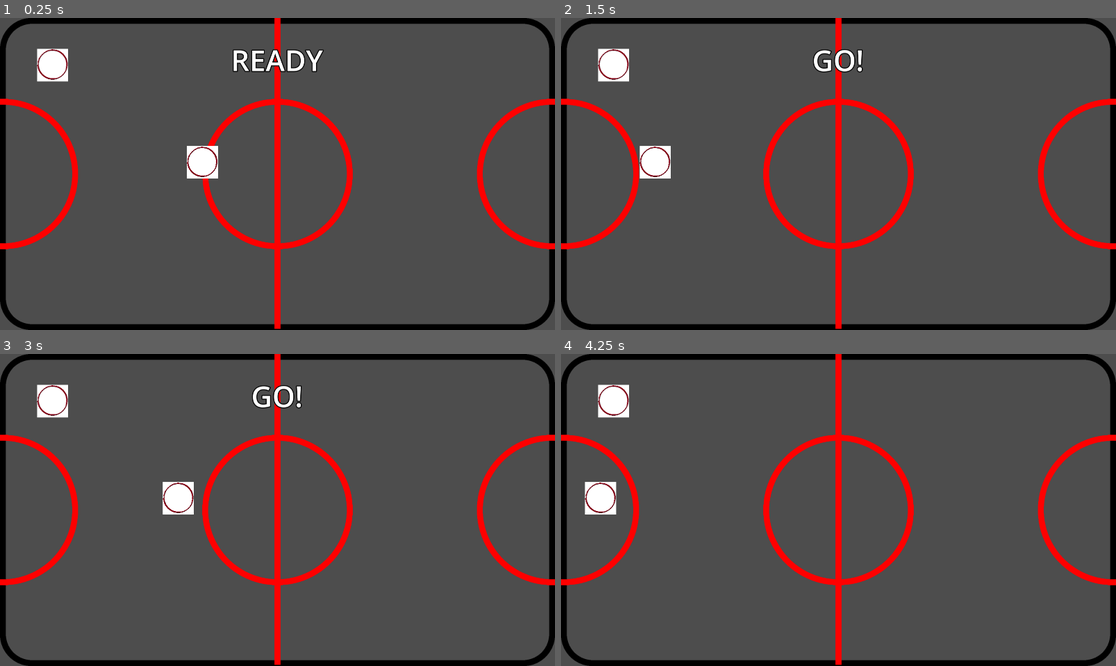
Above: before the commit, frames 1-4 (two rows, left to right).
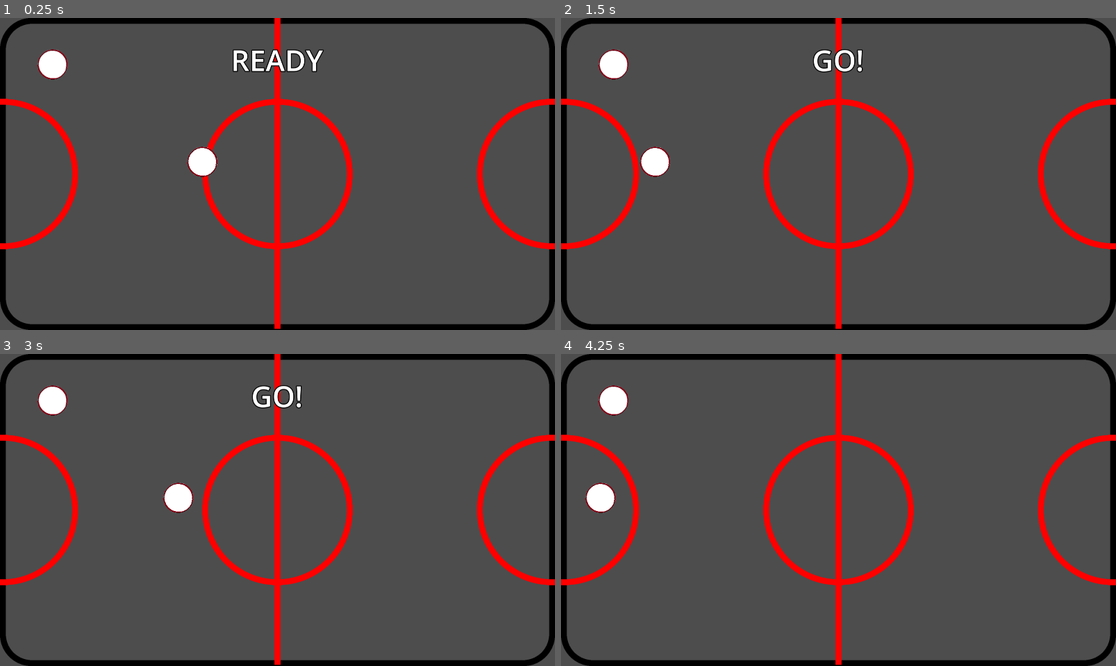
Above: after the commit, the same moments.

Repository: SingleArity/CoffeeTableAirHockey
Game: Godot game, scene res://Scenes/Game.tscn
Same seed, same stepped clock (60 frames per second), same inputs: the game is played once before the commit and once after it.
Inputs:
- Up to frame 1 (0.25 s): no input
- Up to frame 2 (1.5 s): tap Enter (ui_accept) at 0.5, 0.77 s; hold D (move_right) 0.53-1.28 s; hold J (power, bound only after the commit) 0.53-1.28 s; hold S (move_down, bound only before the commit) from 1.28 s (still down); tap J (power, bound only after the commit) at 1.35 s
- Up to frame 3 (3 s): tap Enter (ui_accept) at 1.52, 2.75 s; release S (move_down, bound only before the commit) at 2.03 s; hold D (move_right) 2.03-2.78 s; hold J (power, bound only after the commit) 2.03-2.78 s; hold W (move_up, bound only before the commit) from 2.78 s (still down); tap J (power, bound only after the commit) at 2.85 s
- Up to frame 4 (4.25 s): tap Enter (ui_accept) at 3.02, 3.77 s; release W (move_up, bound only before the commit) at 3.53 s; hold A (move_left) from 3.53 s (still down); hold J (power, bound only after the commit) from 3.53 s (still down)

The runs differ from the first frame. In frame 1, 0.4% of the frame differs, in the area x 6-40%, y 9-52%; in frame 2, 0.4%; in frame 3, 0.4%; in frame 4, 0.4%, in the area x 4-13%, y 9-52%.

Commit message:
basic power shot (with a slight visual bug - reholding power button while dashing)

Diff:
--- a/Scenes/Game.tscn
+++ b/Scenes/Game.tscn
@@ -6,6 +6,7 @@
 [ext_resource type="Texture2D" uid="uid://c0ex6v8ar78vd" path="res://Sprites/puck.bmp" id="2_sbewx"]
 [ext_resource type="Script" path="res://Scripts/table.gd" id="4_0umfb"]
 [ext_resource type="Script" path="res://Scripts/mallet.gd" id="4_ru7yk"]
+[ext_resource type="PackedScene" uid="uid://crka4338hy8ln" path="res://Scenes/chevron.tscn" id="7_f6tdj"]
 
 [sub_resource type="PhysicsMaterial" id="PhysicsMaterial_b48tr"]
 friction = 0.0
@@ -135,9 +136,20 @@
 [node name="Mallet_P1" type="AnimatableBody2D" parent="."]
 position = Vector2(182, 163)
 script = ExtResource("4_ru7yk")
+chevron_scene = ExtResource("7_f6tdj")
 
 [node name="AnimatedSprite2D" type="AnimatedSprite2D" parent="Mallet_P1"]
 sprite_frames = SubResource("SpriteFrames_iesco")
 
 [node name="CollisionShape2D" type="CollisionShape2D" parent="Mallet_P1"]
 shape = SubResource("CircleShape2D_xndx3")
+
+[node name="Chevrons" type="Node2D" parent="Mallet_P1"]
+
+[node name="PowerTimer" type="Timer" parent="Mallet_P1"]
+
+[node name="CooldownTimer" type="Timer" parent="Mallet_P1"]
+wait_time = 2.0
+
+[connection signal="timeout" from="Mallet_P1/PowerTimer" to="Mallet_P1" method="_on_power_timer_timeout"]
+[connection signal="timeout" from="Mallet_P1/CooldownTimer" to="Mallet_P1" method="_on_cooldown_timer_timeout"]
--- /dev/null
+++ b/Scenes/chevron.tscn
@@ -0,0 +1,21 @@
+[gd_scene load_steps=4 format=3 uid="uid://crka4338hy8ln"]
+
+[ext_resource type="Texture2D" uid="uid://b35avjw5cecjw" path="res://Sprites/chevron.png" id="1_i20xg"]
+
+[sub_resource type="AtlasTexture" id="AtlasTexture_mhdri"]
+atlas = ExtResource("1_i20xg")
+region = Rect2(0, 0, 64, 64)
+
+[sub_resource type="SpriteFrames" id="SpriteFrames_vovng"]
+animations = [{
+"frames": [{
+"duration": 1.0,
+"texture": SubResource("AtlasTexture_mhdri")
+}],
+"loop": true,
+"name": &"default",
+"speed": 5.0
+}]
+
+[node name="Chevron" type="AnimatedSprite2D"]
+sprite_frames = SubResource("SpriteFrames_vovng")
--- a/Scripts/mallet.gd
+++ b/Scripts/mallet.gd
@@ -1,12 +1,21 @@
 extends Node2D
 
+const MOVE_SPEED_NORMAL = 8
+const MOVE_SPEED_POWER = 3
+
+@export var chevron_scene: PackedScene
+
+var can_control = true
 var move_vertical = Input.get_joy_axis(0,JOY_AXIS_LEFT_X)
 var move_horizontal = Input.get_joy_axis(0,JOY_AXIS_LEFT_Y)
 
-var move_speed = 8
-var move_speed_powering = 3
+var current_move_speed = 8
 
+var power_is_held
+var power_lvl = 0
 var spin
+
+var kb_input = false
 
 # Called when the node enters the scene tree for the first time.
 func _ready() -> void:
@@ -15,12 +24,55 @@
 
 # Called every frame. 'delta' is the elapsed time since the previous frame.
 func _process(delta: float) -> void:
+	if(!can_control):
+		return
+
 	move_vertical = Input.get_joy_axis(0,JOY_AXIS_LEFT_X)
 	move_horizontal = Input.get_joy_axis(0,JOY_AXIS_LEFT_Y)
-	var move_x_kb = Input.get_axis("move_left","move_right")
-	var move_y_kb = Input.get_axis("move_down","move_up")
+	if(kb_input):
+		move_vertical = Input.get_axis("move_left","move_right")
+		move_horizontal = Input.get_axis("move_forward","move_back")
+
+	power_is_held = Input.is_action_pressed("power")
+	if(power_is_held):
+		current_move_speed = MOVE_SPEED_POWER
+	else:
+		current_move_speed = MOVE_SPEED_NORMAL
+
+	if(Input.is_action_just_pressed("power")):
+		$PowerTimer.start()
+
+	if(Input.is_action_just_released("power")):
+		if power_lvl > 0:
+			can_control = false
+			$CooldownTimer.wait_time = .3
+			$CooldownTimer.start()
+			current_move_speed = 8 + 3 * power_lvl
+			for chev in $Chevrons.get_children():
+				chev.queue_free()
+		$PowerTimer.stop()
+		power_lvl = 0
+
 	#print("x: ", move_vertical)
 	#print("y: ", move_horizontal)
 
 func _physics_process(delta: float) -> void:
-	global_position += Vector2(move_horizontal * -1, move_vertical) * move_speed
+
+	global_position += Vector2(move_horizontal * -1, move_vertical) * current_move_speed
+	var move_vector = Vector2(move_horizontal * -1, move_vertical)
+	#var angle = move_vector.angle_to(Vector2(1,0))
+	var angle = rad_to_deg(move_vector.angle())
+	if(move_vector == Vector2(0,0)):
+		angle = 0.0
+	#print(angle)
+	$Chevrons.rotation_degrees = angle
+
+func _on_power_timer_timeout() -> void:
+	var chev = chevron_scene.instantiate()
+	$Chevrons.add_child(chev)
+	chev.offset.x = 80 + (40 * power_lvl)
+	power_lvl += 1
+
+func _on_cooldown_timer_timeout() -> void:
+	can_control = true
+	$CooldownTimer.stop()
--- a/project.godot
+++ b/project.godot
@@ -36,15 +36,25 @@
 "events": [Object(InputEventKey,"resource_local_to_scene":false,"resource_name":"","device":0,"window_id":0,"alt_presse …(189 unchanged characters)…
 ]
 }
-move_up={
+move_forward={
 "deadzone": 0.5,
 "events": [Object(InputEventKey,"resource_local_to_scene":false,"resource_name":"","device":0,"window_id":0,"alt_presse …(189 unchanged characters)…
 ]
 }
-move_down={
+move_back={
 "deadzone": 0.5,
 "events": [Object(InputEventKey,"resource_local_to_scene":false,"resource_name":"","device":0,"window_id":0,"alt_presse …(189 unchanged characters)…
 ]
+}
+power={
+"deadzone": 0.5,
+"events": [Object(InputEventJoypadButton,"resource_local_to_scene":false,"resource_name":"","device":0,"button_index":2,"pressure":0.0,"pressed":false,"script":null)
+, Object(InputEventKey,"resource_local_to_scene":false,"resource_name":"","device":0,"window_id":0,"alt_pressed":false,"shift_pressed":false,"ctrl_pressed":false,"meta_pressed":false,"pressed":false,"keycode":0,"physical_keycode":74,"key_label":0,"unicode":0,"location":0,"echo":false,"script":null)
+]
+}
+block={
+"deadzone": 0.5,
+"events": []
 }
 
 [rendering]
Not shown: 1 places in Scenes/Game.tscn that only renumber resources
Binary file added: Sprites/chevron.png
Not shown, added: Sprites/chevron.png.import
Binary file changed: Sprites/puck.bmp
